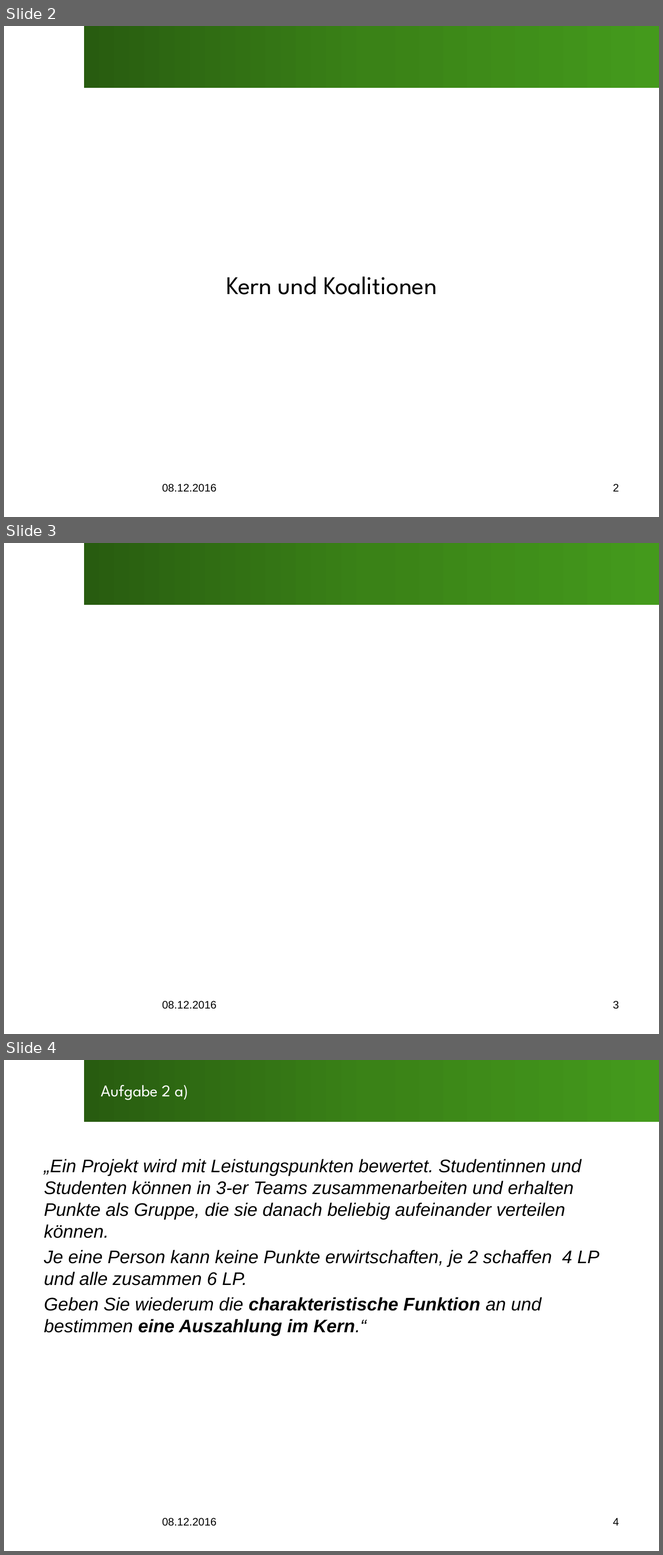
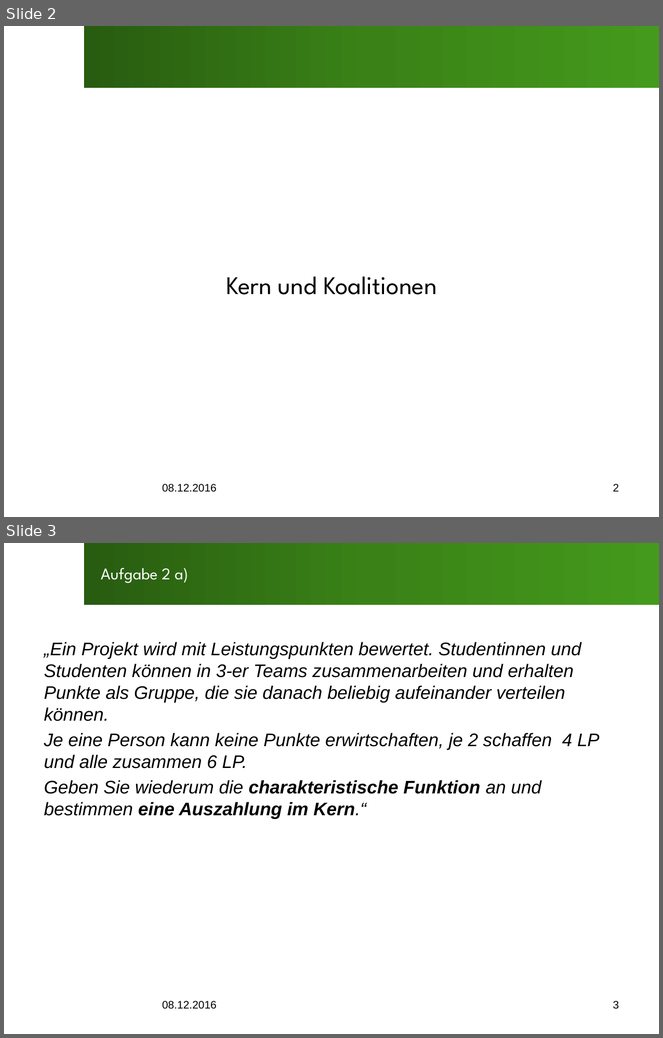
Before and after one commit to SOAS-Uni-Augsburg/ws16-17-group-13, a slide deck: Blatt07/Uebung7.pptx. Shown one above the other, each under a label of ours: slides 2, 3 and 4 before the commit, slides 2 and 3 after it. The pictures are 663x1555 and 663x1038 pixels, drawn with LibreOffice and Linux fonts; fonts in the diff are those of the drawing; background and template pictures are left out. Boxes give left, top, right and bottom in pixels: in the first picture for what was removed or moved away, otherwise in the second. Text is boxed around its words. In the diff, an @@ line names an element or a change of style, - is before the commit and + after.

```diff
--- a/Blatt07/Uebung7.pptx
+++ b/Blatt07/Uebung7.pptx
@@ slide 3 removed at (4, 543, 659, 1034), background #FFFFFF; not listed: 1 template element that a slide beside it also shows @@
@@ text removed at (162, 1001, 217, 1009) @@
-08.12.2016
@@ page number removed at (613, 1001, 619, 1009) @@
-3
@@ what was slide 4 is now slide 3 @@
@@ page number at (613, 1001, 619, 1009): text changed @@
-4
+3
```
Also in this commit, not shown: 1 other slide removed.
